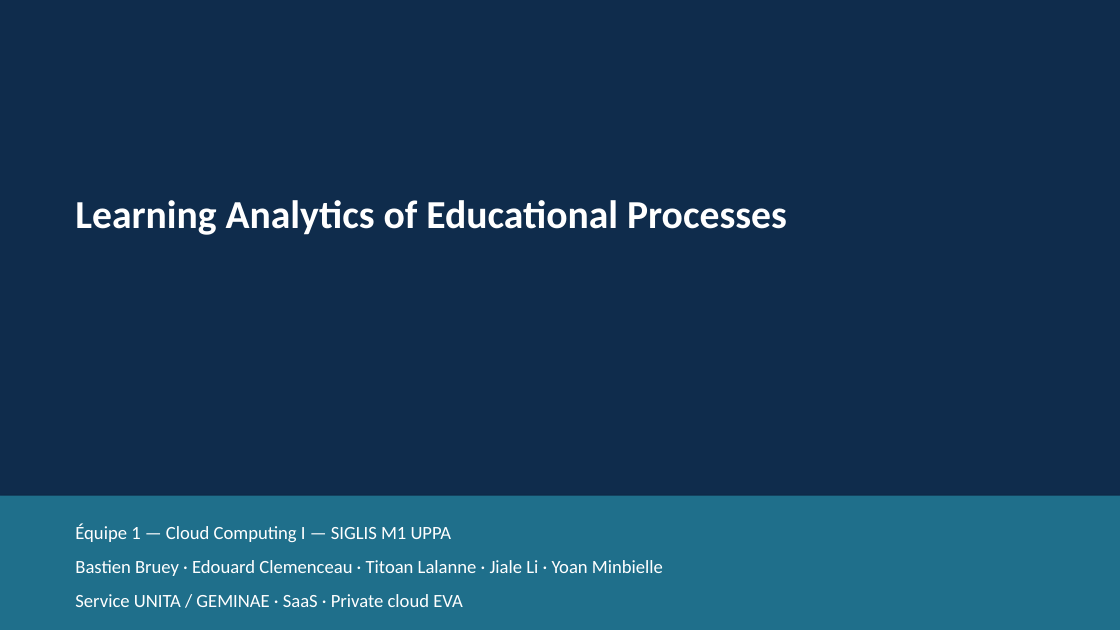
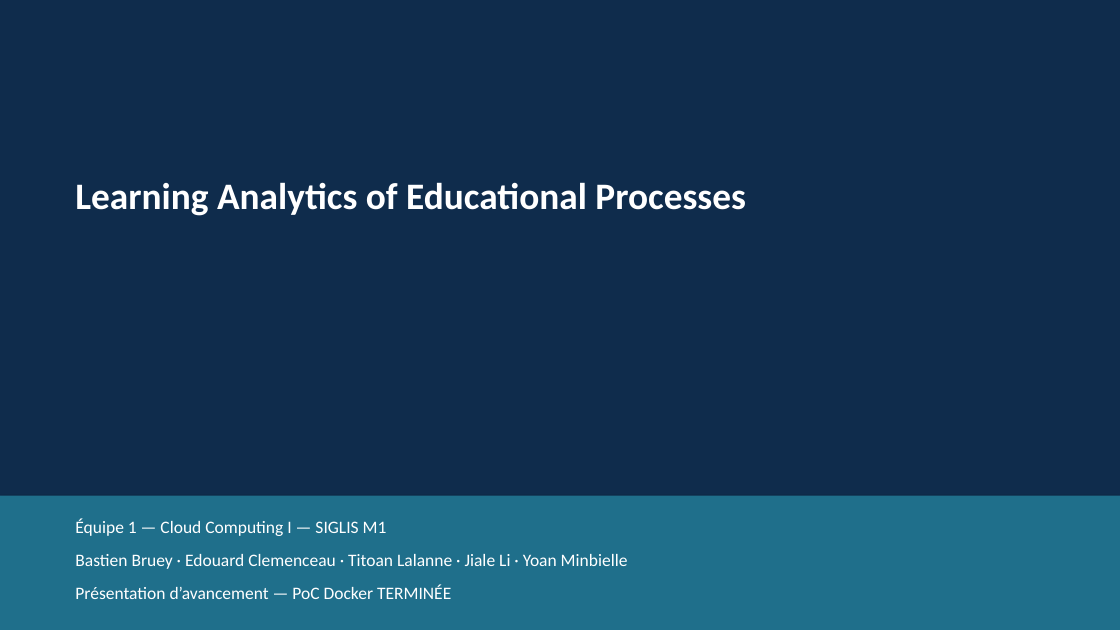
Before and after one commit to galaxie44/learning-analytics-educational-processes, a slide deck: slide 1 of docs/livrables/Presentation-Learning-Analytics.pptx. Drawn at 1120x630 pixels with LibreOffice and Linux fonts; fonts in the diff are those of the drawing. Boxes give left, top, right and bottom in pixels: in the first picture for what was removed or moved away, otherwise in the second. Text is boxed around its words. In the diff, an @@ line names an element or a change of style, - is before the commit and + after.

Commit message:
Add complete avancement presentation (PoC finished narrative).

```diff
--- a/docs/livrables/Presentation-Learning-Analytics.pptx
+++ b/docs/livrables/Presentation-Learning-Analytics.pptx
@@ text "Learning Analytics of Educational Processes": place and size @@
-text "Learning Analytics of Educational Processes" at [75, 200, 787, 235]
+text "Learning Analytics of Educational Processes" at [75, 182, 746, 216]
@@ text "Learning Analytics of Educational Processes" at [75, 182, 746, 216]: size 34 to 32 pt @@
@@ text at [75, 519, 387, 536]: text changed; size 16 to 15 pt @@
-Équipe 1 — Cloud Computing I — SIGLIS M1 UPPA
+Équipe 1 — Cloud Computing I — SIGLIS M1
@@ text at [75, 554, 628, 569]: size 16 to 15 pt in "Bastien Bruey · Edouard Clemenceau · Titoan ..." @@
@@ text at [75, 585, 451, 599]: text changed; size 16 to 15 pt @@
-Service UNITA / GEMINAE · SaaS · Private cloud EVA
+Présentation d’avancement — PoC Docker TERMINÉE
```
Also in this commit, not shown: 5 other slides changed, 6 slides added, 9 slides removed, 3 other files.
